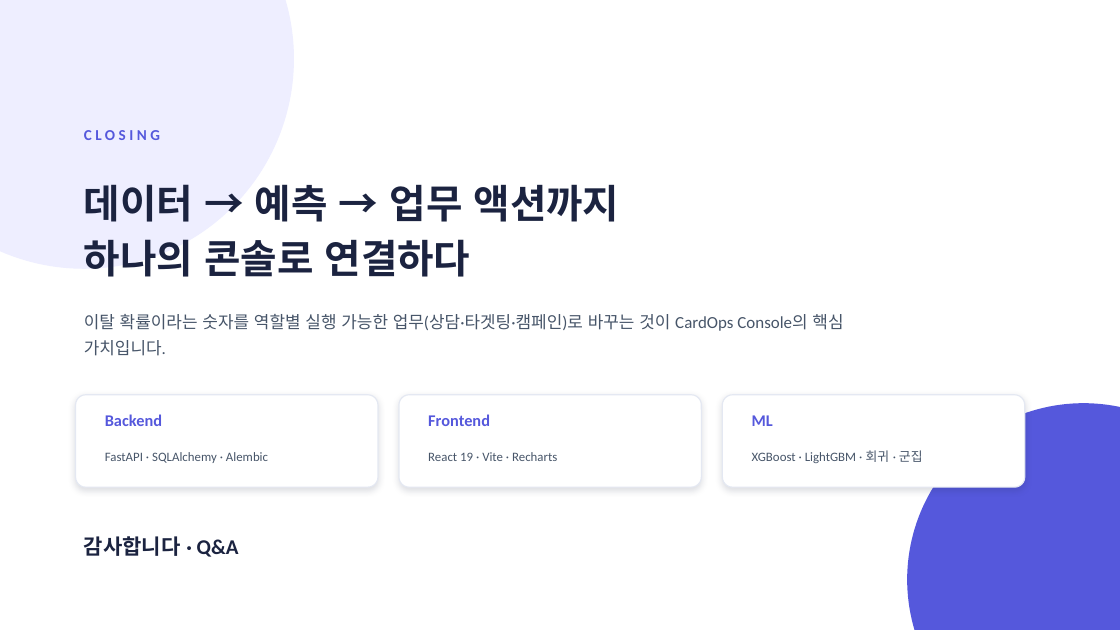
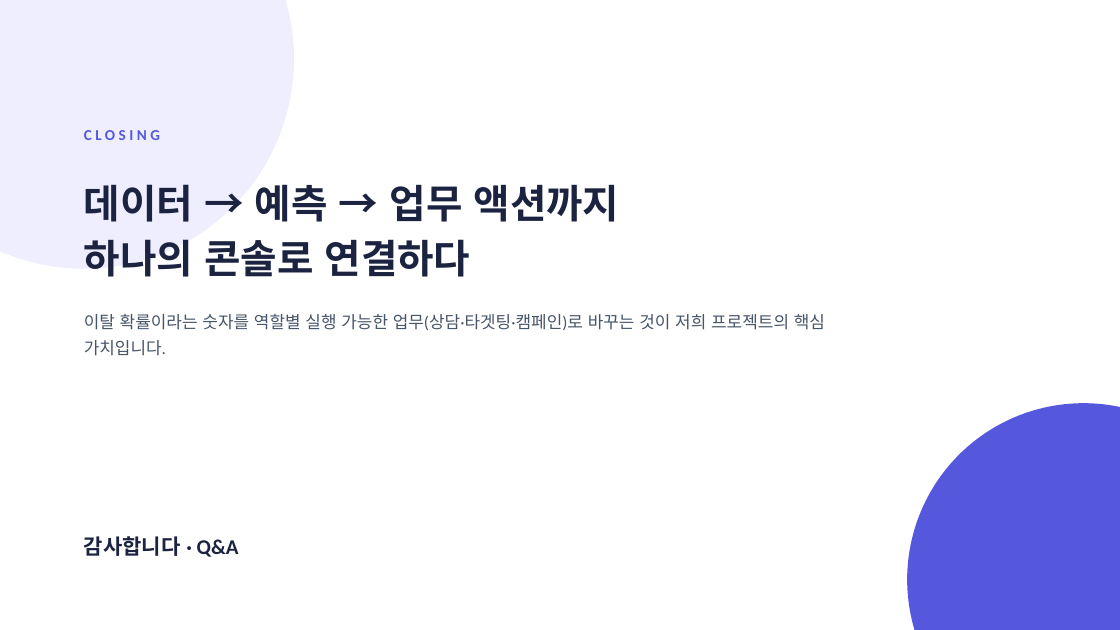
Before and after one commit to SKN-34-castleuk/SKN34-2nd-4Team, a slide deck: slide 20 of docs/ppt/비즈니스 로직.pptx. Drawn at 1120x630 pixels with LibreOffice and Linux fonts; fonts in the diff are those of the drawing. Boxes give left, top, right and bottom in pixels: in the first picture for what was removed or moved away, otherwise in the second. Text is boxed around its words. In the diff, an @@ line names an element or a change of style, - is before the commit and + after.

```diff
--- a/docs/ppt/비즈니스 로직.pptx
+++ b/docs/ppt/비즈니스 로직.pptx
@@ text at (84,314,825,356): text changed @@
-이탈 확률이라는 숫자를 역할별 실행 가능한 업무(상담·타겟팅·캠페인)로 바꾸는 것이 CardOps Console의 핵심 가치입니다.
+이탈 확률이라는 숫자를 역할별 실행 가능한 업무(상담·타겟팅·캠페인)로 바꾸는 것이 저희 프로젝트의 핵심 가치입니다.
@@ rounded rectangle removed at (76,395,378,487) @@
@@ text removed at (105,414,162,426) @@
-Backend
@@ rounded rectangle removed at (399,395,702,487) @@
@@ text removed at (428,414,490,426) @@
-Frontend
@@ rounded rectangle removed at (723,395,1025,487) @@
@@ text removed at (752,415,773,426) @@
-ML
@@ text removed at (105,452,268,463) @@
-FastAPI · SQLAlchemy · Alembic
@@ text removed at (428,452,557,461) @@
-React 19 · Vite · Recharts
@@ text removed at (752,450,923,463) @@
-XGBoost · LightGBM · 회귀 · 군집
```
Also in this commit, not shown: 5 other slides changed, 5 other files.
